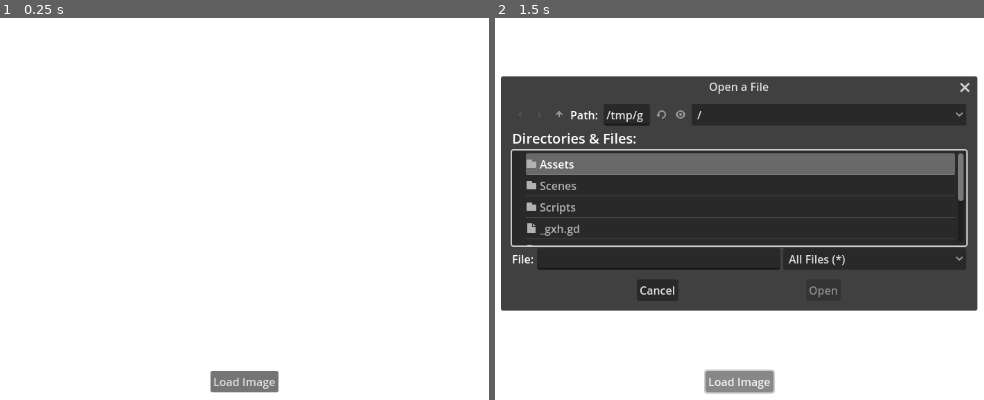
Above: before the commit, frames 1-2 (left to right).
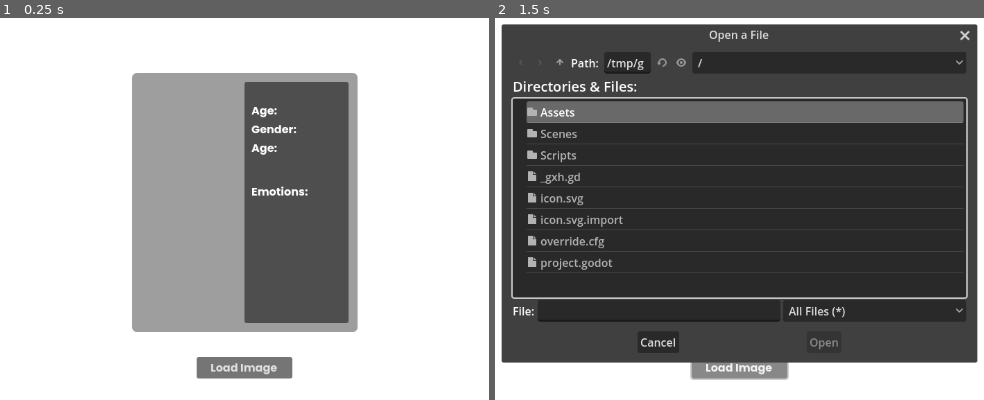
Above: after the commit, the same moments.

Repository: KamandShayegan/moodtracker-deepface
Game: Godot game, scene res://Scenes/main.tscn
Two runs of this game, one before a commit and one after it. Both use one fixed random seed, a clock stepped at 60 frames per second and the inputs below.
Inputs:
- Up to frame 1 (0.25 s): no input
- Up to frame 2 (1.5 s): tap Enter at 0.5 s; click "Load Image" at 1.25 s

The runs differ from the first frame. In frame 1, 33% of the frame differs, in the area x 26-74%, y 14-99%; in frame 2, 44%, in the area x 1-99%, y 1-99%.

Commit message:
Added fonts, images and basic response displaying

Diff:
--- a/new-game-project/Scenes/main.tscn
+++ b/new-game-project/Scenes/main.tscn
@@ -1,6 +1,18 @@
-[gd_scene load_steps=2 format=3 uid="uid://lx54hc3a7w3o"]
+[gd_scene load_steps=6 format=3 uid="uid://lx54hc3a7w3o"]
 
 [ext_resource type="Script" path="res://Scripts/main.gd" id="1_032ey"]
+[ext_resource type="FontFile" uid="uid://yphs355qgbfo" path="res://Assets/Fonts/Poppins/Poppins-Bold.ttf" id="2_j3cr5"]
+[ext_resource type="FontFile" uid="uid://4thlyosuh7vl" path="res://Assets/Fonts/Poppins/Poppins-Medium.ttf" id="3_nh00n"]
+
+[sub_resource type="StyleBoxFlat" id="StyleBoxFlat_1d2j2"]
+bg_color = Color(0.617455, 0.617455, 0.617455, 1)
+corner_radius_top_left = 7
+corner_radius_top_right = 7
+corner_radius_bottom_right = 7
+corner_radius_bottom_left = 7
+
+[sub_resource type="StyleBoxFlat" id="StyleBoxFlat_la1p0"]
+bg_color = Color(1, 1, 1, 0)
 
 [node name="Main" type="Control"]
 layout_mode = 3
@@ -15,7 +27,7 @@
 unique_name_in_owner = true
 title = "Choose an Image"
 initial_position = 2
-size = Vector2i(493, 300)
+size = Vector2i(493, 450)
 ok_button_text = "Open"
 file_mode = 0
 access = 2
@@ -35,36 +47,200 @@
 anchor_top = 1.0
 anchor_right = 0.5
 anchor_bottom = 1.0
-offset_left = -20.0
-offset_top = -40.0
-offset_right = 20.0
+offset_left = -69.0
+offset_top = -101.0
+offset_right = 69.0
 grow_horizontal = 2
 grow_vertical = 0
-theme_override_constants/margin_bottom = 50
+theme_override_constants/margin_bottom = 70
 
 [node name="LoadImageButton" type="Button" parent="MarginContainer"]
 layout_mode = 2
+theme_override_fonts/font = ExtResource("2_j3cr5")
 text = "Load Image"
 
 [node name="HTTPRequest" type="HTTPRequest" parent="MarginContainer/LoadImageButton"]
 unique_name_in_owner = true
 
-[node name="Image" type="TextureRect" parent="."]
-unique_name_in_owner = true
+[node name="Panel" type="PanelContainer" parent="."]
 layout_mode = 1
 anchors_preset = 8
 anchor_left = 0.5
 anchor_top = 0.5
 anchor_right = 0.5
 anchor_bottom = 0.5
-offset_left = -175.0
+offset_left = -162.5
 offset_top = -175.0
-offset_right = 175.0
+offset_right = 162.5
 offset_bottom = 175.0
 grow_horizontal = 2
 grow_vertical = 2
-expand_mode = 1
+theme_override_styles/panel = SubResource("StyleBoxFlat_1d2j2")
+
+[node name="MarginContainer" type="MarginContainer" parent="Panel"]
+layout_mode = 2
+theme_override_constants/margin_left = 13
+theme_override_constants/margin_top = 13
+theme_override_constants/margin_right = 13
+theme_override_constants/margin_bottom = 13
+
+[node name="HBoxContainer" type="HBoxContainer" parent="Panel/MarginContainer"]
+layout_mode = 2
+theme_override_constants/separation = 12
+
+[node name="Image" type="TextureRect" parent="Panel/MarginContainer/HBoxContainer"]
+unique_name_in_owner = true
+layout_mode = 2
+size_flags_horizontal = 3
+expand_mode = 3
 stretch_mode = 5
+
+[node name="PanelContainer" type="PanelContainer" parent="Panel/MarginContainer/HBoxContainer"]
+layout_mode = 2
+
+[node name="MarginContainer" type="MarginContainer" parent="Panel/MarginContainer/HBoxContainer/PanelContainer"]
+custom_minimum_size = Vector2(150, 0)
+layout_mode = 2
+theme_override_constants/margin_left = 10
+theme_override_constants/margin_top = 30
+theme_override_constants/margin_bottom = 30
+
+[node name="VBoxContainer2" type="VBoxContainer" parent="Panel/MarginContainer/HBoxContainer/PanelContainer/MarginContainer"]
+layout_mode = 2
+theme_override_constants/separation = 40
+
+[node name="VBoxContainer" type="VBoxContainer" parent="Panel/MarginContainer/HBoxContainer/PanelContainer/MarginContainer/VBoxContainer2"]
+layout_mode = 2
+
+[node name="AgeLabels" type="HBoxContainer" parent="Panel/MarginContainer/HBoxContainer/PanelContainer/MarginContainer/VBoxContainer2/VBoxContainer"]
+layout_mode = 2
+
+[node name="Age" type="Label" parent="Panel/MarginContainer/HBoxContainer/PanelContainer/MarginContainer/VBoxContainer2/VBoxContainer/AgeLabels"]
+layout_mode = 2
+theme_override_fonts/font = ExtResource("2_j3cr5")
+text = "Age: "
+
+[node name="AgeValue" type="Label" parent="Panel/MarginContainer/HBoxContainer/PanelContainer/MarginContainer/VBoxContainer2/VBoxContainer/AgeLabels"]
+unique_name_in_owner = true
+layout_mode = 2
+theme_override_fonts/font = ExtResource("3_nh00n")
+
+[node name="GenderLabels" type="HBoxContainer" parent="Panel/MarginContainer/HBoxContainer/PanelContainer/MarginContainer/VBoxContainer2/VBoxContainer"]
+layout_mode = 2
+
+[node name="Gender" type="Label" parent="Panel/MarginContainer/HBoxContainer/PanelContainer/MarginContainer/VBoxContainer2/VBoxContainer/GenderLabels"]
+layout_mode = 2
+theme_override_fonts/font = ExtResource("2_j3cr5")
+text = "Gender:"
+
+[node name="GenderValue" type="Label" parent="Panel/MarginContainer/HBoxContainer/PanelContainer/MarginContainer/VBoxContainer2/VBoxContainer/GenderLabels"]
+unique_name_in_owner = true
+layout_mode = 2
+theme_override_fonts/font = ExtResource("3_nh00n")
+
+[node name="RaceLabels" type="HBoxContainer" parent="Panel/MarginContainer/HBoxContainer/PanelContainer/MarginContainer/VBoxContainer2/VBoxContainer"]
+layout_mode = 2
+
+[node name="Race" type="Label" parent="Panel/MarginContainer/HBoxContainer/PanelContainer/MarginContainer/VBoxContainer2/VBoxContainer/RaceLabels"]
+layout_mode = 2
+theme_override_fonts/font = ExtResource("2_j3cr5")
+text = "Age: "
+
+[node name="RaceValue" type="Label" parent="Panel/MarginContainer/HBoxContainer/PanelContainer/MarginContainer/VBoxContainer2/VBoxContainer/RaceLabels"]
+unique_name_in_owner = true
+layout_mode = 2
+theme_override_fonts/font = ExtResource("3_nh00n")
+
+[node name="VBoxContainer2" type="VBoxContainer" parent="Panel/MarginContainer/HBoxContainer/PanelContainer/MarginContainer/VBoxContainer2"]
+layout_mode = 2
+
+[node name="Emotions" type="Label" parent="Panel/MarginContainer/HBoxContainer/PanelContainer/MarginContainer/VBoxContainer2/VBoxContainer2"]
+layout_mode = 2
+theme_override_fonts/font = ExtResource("2_j3cr5")
+text = "Emotions: "
+
+[node name="DominantEmotion1" type="ProgressBar" parent="Panel/MarginContainer/HBoxContainer/PanelContainer/MarginContainer/VBoxContainer2/VBoxContainer2"]
+unique_name_in_owner = true
+custom_minimum_size = Vector2(0, 23)
+layout_mode = 2
+theme_override_fonts/font = ExtResource("3_nh00n")
+theme_override_styles/background = SubResource("StyleBoxFlat_la1p0")
+show_percentage = false
+
+[node name="EmotionLabel1" type="Label" parent="Panel/MarginContainer/HBoxContainer/PanelContainer/MarginContainer/VBoxContainer2/VBoxContainer2/DominantEmotion1"]
+unique_name_in_owner = true
+layout_mode = 1
+anchors_preset = 4
+anchor_top = 0.5
+anchor_bottom = 0.5
+offset_top = -11.5
+offset_right = 40.0
+offset_bottom = 11.5
+grow_vertical = 2
+theme_override_fonts/font = ExtResource("3_nh00n")
+
+[node name="DominantEmotion2" type="ProgressBar" parent="Panel/MarginContainer/HBoxContainer/PanelContainer/MarginContainer/VBoxContainer2/VBoxContainer2"]
+unique_name_in_owner = true
+custom_minimum_size = Vector2(0, 23)
+layout_mode = 2
+theme_override_fonts/font = ExtResource("3_nh00n")
+theme_override_styles/background = SubResource("StyleBoxFlat_la1p0")
+show_percentage = false
+
+[node name="EmotionLabel2" type="Label" parent="Panel/MarginContainer/HBoxContainer/PanelContainer/MarginContainer/VBoxContainer2/VBoxContainer2/DominantEmotion2"]
+unique_name_in_owner = true
+layout_mode = 1
+anchors_preset = 4
+anchor_top = 0.5
+anchor_bottom = 0.5
+offset_top = -11.5
+offset_right = 40.0
+offset_bottom = 11.5
+grow_vertical = 2
+theme_override_fonts/font = ExtResource("3_nh00n")
+
+[node name="DominantEmotion3" type="ProgressBar" parent="Panel/MarginContainer/HBoxContainer/PanelContainer/MarginContainer/VBoxContainer2/VBoxContainer2"]
+unique_name_in_owner = true
+custom_minimum_size = Vector2(0, 23)
+layout_mode = 2
+theme_override_fonts/font = ExtResource("3_nh00n")
+theme_override_styles/background = SubResource("StyleBoxFlat_la1p0")
+show_percentage = false
+
+[node name="EmotionLabel3" type="Label" parent="Panel/MarginContainer/HBoxContainer/PanelContainer/MarginContainer/VBoxContainer2/VBoxContainer2/DominantEmotion3"]
+unique_name_in_owner = true
+layout_mode = 1
+anchors_preset = 4
+anchor_top = 0.5
+anchor_bottom = 0.5
+offset_top = -11.5
+offset_right = 40.0
+offset_bottom = 11.5
+grow_vertical = 2
+theme_override_fonts/font = ExtResource("3_nh00n")
+
+[node name="DominantEmotion4" type="ProgressBar" parent="Panel/MarginContainer/HBoxContainer/PanelContainer/MarginContainer/VBoxContainer2/VBoxContainer2"]
+unique_name_in_owner = true
+custom_minimum_size = Vector2(0, 23)
+layout_mode = 2
+theme_override_fonts/font = ExtResource("3_nh00n")
+theme_override_styles/background = SubResource("StyleBoxFlat_la1p0")
+show_percentage = false
+
+[node name="EmotionLabel4" type="Label" parent="Panel/MarginContainer/HBoxContainer/PanelContainer/MarginContainer/VBoxContainer2/VBoxContainer2/DominantEmotion4"]
+unique_name_in_owner = true
+layout_mode = 1
+anchors_preset = 4
+anchor_top = 0.5
+anchor_bottom = 0.5
+offset_top = -11.5
+offset_right = 40.0
+offset_bottom = 11.5
+grow_vertical = 2
+theme_override_fonts/font = ExtResource("3_nh00n")
+
+[node name="PanelContainer" type="PanelContainer" parent="Panel/MarginContainer/HBoxContainer/PanelContainer/MarginContainer/VBoxContainer2"]
+layout_mode = 2
 
 [connection signal="file_selected" from="FileDialog" to="." method="_on_file_dialog_file_selected"]
 [connection signal="button_up" from="MarginContainer/LoadImageButton" to="." method="_on_load_image_button_up"]
--- a/new-game-project/Scripts/main.gd
+++ b/new-game-project/Scripts/main.gd
@@ -1,22 +1,28 @@
 extends Control
 #onready vars load nodes at the very beginning and make sure they are available at any time
 @onready var http_request = %HTTPRequest
+@onready var age_value: Label = %AgeValue
+@onready var race_value: Label = %RaceValue
+@onready var gender_value: Label = %GenderValue
+@onready var dominant_emotion_1: ProgressBar = %DominantEmotion1
+@onready var dominant_emotion_2: ProgressBar = %DominantEmotion2
+@onready var dominant_emotion_3: ProgressBar = %DominantEmotion3
+@onready var dominant_emotion_4: ProgressBar = %DominantEmotion4
+@onready var emotion_label_1: Label = %EmotionLabel1
+@onready var emotion_label_2: Label = %EmotionLabel2
+@onready var emotion_label_3: Label = %EmotionLabel3
+@onready var emotion_label_4: Label = %EmotionLabel4
 
-var url = 'http://127.0.0.1:5000/analyze'
+# We declared the root direction and the sub-directions that'll call the different functions
+var url = 'http://127.0.0.1:5000/'
+var api_functions = ['analyze','verify']
 
-# Called when the node enters the scene tree for the first time.
-func _ready() -> void:
-	pass # Replace with function body.
-
-# Link for converting image to base 64: https://www.reddit.com/r/godot/comments/g6ih9t/how_do_i_format_images_as_either_binary_file_or/
 # This function is connected to the button up event of the LoadImageButton
 func _on_load_image_button_up() -> void:
 	print('Loading image')
 	%FileDialog.popup()
 
-
-
-
+# The button shows a file-system popup, when a file is selected, this function is called
 func _on_file_dialog_file_selected(path: String) -> void:
 	#Setting the image texture
 	var image = Image.new()
@@ -26,7 +32,7 @@
 	image_texture.set_image(image)
 	%Image.texture = image_texture
 
-	#Making the API call, it needs to treat the image as a file to make the proper transformation, that's why it's separete from the other code
+	#Making the API call. It needs to treat the image as a file to make the proper transformation, that's why it's separete from the other code
 	var file = FileAccess.open(path, FileAccess.READ)
 	var base_64_data = Marshalls.raw_to_base64(file.get_buffer(file.get_length()))
 	var body = JSON.new().stringify({
@@ -34,11 +40,36 @@
 		"actions": ["age", "gender", "emotion", "race"]
 		})
 	var headers: PackedStringArray = ['Content-type:application/json']
-	http_request.request(url, headers, HTTPClient.METHOD_POST, body)
+	http_request.request(url+api_functions[0], headers, HTTPClient.METHOD_POST, body)
 
 
 func _on_http_request_request_completed(result: int, response_code: int, headers: PackedStringArray, body: PackedByteArray) -> void:
+	# We get the JSON response and parse it
 	var json = JSON.new()
 	json.parse(body.get_string_from_utf8())
 	var response = json.get_data()
-	print(response)
+	print(response['results'][0])
+
+	# We set the values to the labels
+	age_value.text = str(response['results'][0]['age'])
+	gender_value.text = str(response['results'][0]['dominant_gender'])
+	race_value.text = str(response['results'][0]['dominant_race'])
+
+	# We sort the emotions by percentage and set them to their respective progress bars
+	var emotions: Dictionary = response['results'][0]['emotion']
+	var keys = emotions.keys()
+	# Sort keys in descending order of values.
+	keys.sort_custom(func(x: String, y: String) -> bool: return emotions[x] > emotions[y])
+	var emotion_value_pairs: Array = []
+	for k: String in keys:
+		emotion_value_pairs.append([k,emotions[k]])
+	print('Emotion value pairs: ',emotion_value_pairs)
+	# Set the values to the progress bars and labels
+	dominant_emotion_1.value = emotion_value_pairs[0][1]
+	emotion_label_1.text = emotion_value_pairs[0][0]
+	dominant_emotion_2.value = emotion_value_pairs[1][1]
+	emotion_label_2.text = emotion_value_pairs[1][0]
+	dominant_emotion_3.value = emotion_value_pairs[2][1]
+	emotion_label_3.text = emotion_value_pairs[2][0]
+	dominant_emotion_4.value = emotion_value_pairs[3][1]
+	emotion_label_4.text = emotion_value_pairs[3][0]
Not shown, added: new-game-project/Assets/Fonts/Poppins/OFL.txt
Binary file added: new-game-project/Assets/Fonts/Poppins/Poppins-Black.ttf
Not shown, added: new-game-project/Assets/Fonts/Poppins/Poppins-Black.ttf.import
Binary file added: new-game-project/Assets/Fonts/Poppins/Poppins-BlackItalic.ttf
Not shown, added: new-game-project/Assets/Fonts/Poppins/Poppins-BlackItalic.ttf.import
Binary file added: new-game-project/Assets/Fonts/Poppins/Poppins-Bold.ttf
Not shown, added: new-game-project/Assets/Fonts/Poppins/Poppins-Bold.ttf.import
Binary file added: new-game-project/Assets/Fonts/Poppins/Poppins-BoldItalic.ttf
Not shown, added: new-game-project/Assets/Fonts/Poppins/Poppins-BoldItalic.ttf.import
Binary file added: new-game-project/Assets/Fonts/Poppins/Poppins-ExtraBold.ttf
Not shown, added: new-game-project/Assets/Fonts/Poppins/Poppins-ExtraBold.ttf.import
Binary file added: new-game-project/Assets/Fonts/Poppins/Poppins-ExtraBoldItalic.ttf
(and 79 more such lines)
